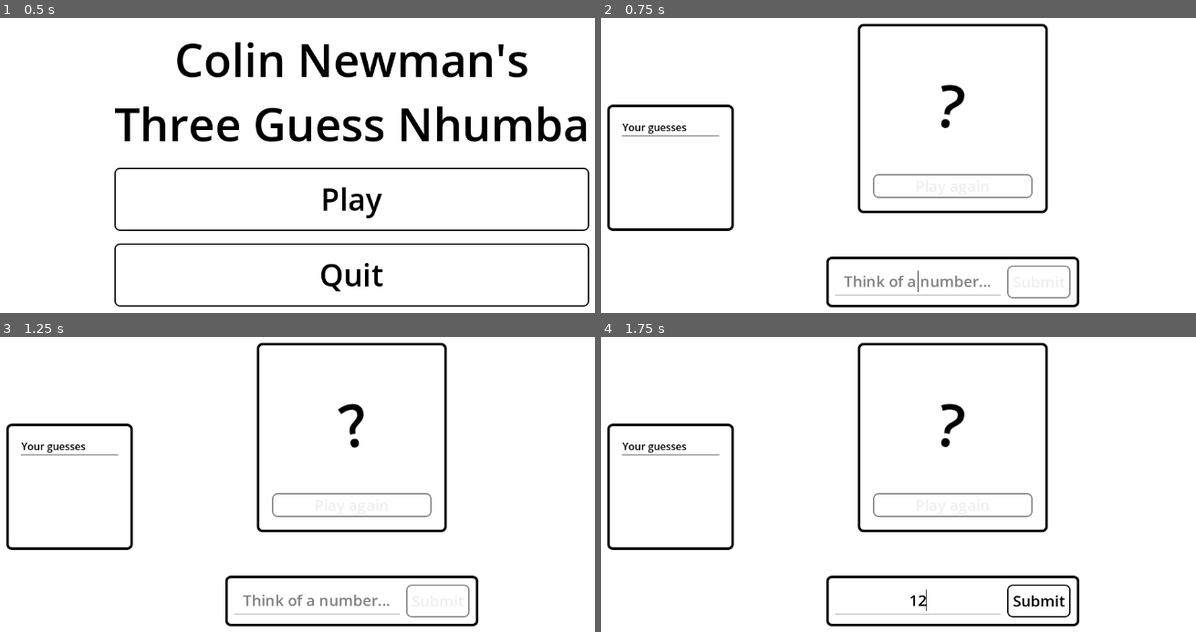
Above: before the commit, frames 1-4 (two rows, left to right).
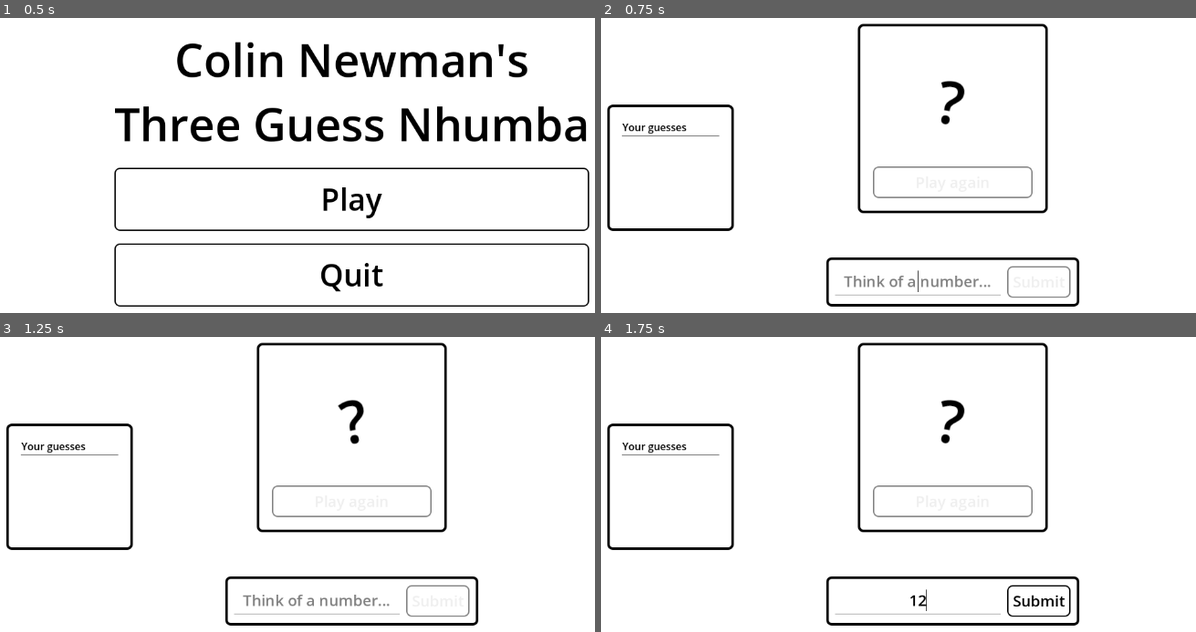
Above: after the commit, the same moments.

Repository: phrasmotica/think-of-a-number
Game: Godot game, scene res://scenes/main_menu.tscn
The game is run twice, just before and just after one commit, with the same random seed, the same clock (stepped at 60 frames per second) and the same inputs. Sound files missing from this copy of the repository are replaced by a short silence.
Inputs (mouse positions are in pixels of both pictures, inside the frame that each line leads up to):
- Up to frame 1 (0.5 s): no input
- Up to frame 2 (0.75 s): click "Play" at 0.5 s
- Up to frame 3 (1.25 s): no input
- Up to frame 4 (1.75 s): click (916, 599) at 1.27 s; type "12" at 1.35 s

Frame 1 is identical in both runs. In frame 2, 1.3% of the frame differs, in the area x 37-81%, y 21-99%; in frame 3, 1.3%; in frame 4, 1.3%.

Commit message:
Further improve game UI layout

Diff:
--- a/scenes/answer_panel.tscn
+++ b/scenes/answer_panel.tscn
@@ -4,9 +4,9 @@
 [ext_resource type="Script" path="res://scripts/answer_panel.gd" id="2_ugrbf"]
 
 [node name="AnswerPanel" type="PanelContainer"]
-custom_minimum_size = Vector2(400, 80)
+custom_minimum_size = Vector2(400, 0)
 offset_right = 400.0
-offset_bottom = 80.0
+offset_bottom = 78.0
 theme = ExtResource("1_hj04u")
 script = ExtResource("2_ugrbf")
 
@@ -38,9 +38,10 @@
 
 [node name="SubmitButton" type="Button" parent="MarginContainer/HBoxContainer"]
 unique_name_in_owner = true
-custom_minimum_size = Vector2(100, 0)
+custom_minimum_size = Vector2(100, 50)
 layout_mode = 2
 focus_mode = 0
+mouse_default_cursor_shape = 2
 text = "Submit"
 
 [connection signal="text_submitted" from="MarginContainer/HBoxContainer/AnswerInput" to="." method="_on_answer_input_text_submitted"]
--- a/scenes/reveal_panel.tscn
+++ b/scenes/reveal_panel.tscn
@@ -113,8 +113,11 @@
 
 [node name="PlayAgainButton" type="Button" parent="MarginContainer/VBoxContainer"]
 unique_name_in_owner = true
+custom_minimum_size = Vector2(0, 50)
 layout_mode = 2
 size_flags_vertical = 4
+focus_mode = 0
+mouse_default_cursor_shape = 2
 text = "Play again"
 
 [node name="AnimationPlayer" type="AnimationPlayer" parent="."]
--- a/theme_default.tres
+++ b/theme_default.tres
@@ -12,17 +12,7 @@
 corner_radius_bottom_right = 8
 corner_radius_bottom_left = 8
 
-[sub_resource type="StyleBoxFlat" id="StyleBoxFlat_eeem6"]
-bg_color = Color(0, 0, 0, 0)
-border_width_left = 2
-border_width_top = 2
-border_width_right = 2
-border_width_bottom = 2
-border_color = Color(0, 0, 0, 1)
-corner_radius_top_left = 8
-corner_radius_top_right = 8
-corner_radius_bottom_right = 8
-corner_radius_bottom_left = 8
+[sub_resource type="StyleBoxEmpty" id="StyleBoxEmpty_uuer1"]
 
 [sub_resource type="StyleBoxFlat" id="StyleBoxFlat_x1ucf"]
 bg_color = Color(0.65098, 0.65098, 0.65098, 0.498039)
@@ -76,7 +66,7 @@
 Button/colors/font_hover_color = Color(0, 0, 0, 1)
 Button/font_sizes/font_size = 24
 Button/styles/disabled = SubResource("StyleBoxFlat_hw8na")
-Button/styles/focus = SubResource("StyleBoxFlat_eeem6")
+Button/styles/focus = SubResource("StyleBoxEmpty_uuer1")
 Button/styles/hover = SubResource("StyleBoxFlat_x1ucf")
 Button/styles/normal = SubResource("StyleBoxFlat_5sw8a")
 Label/colors/font_color = Color(0, 0, 0, 1)
